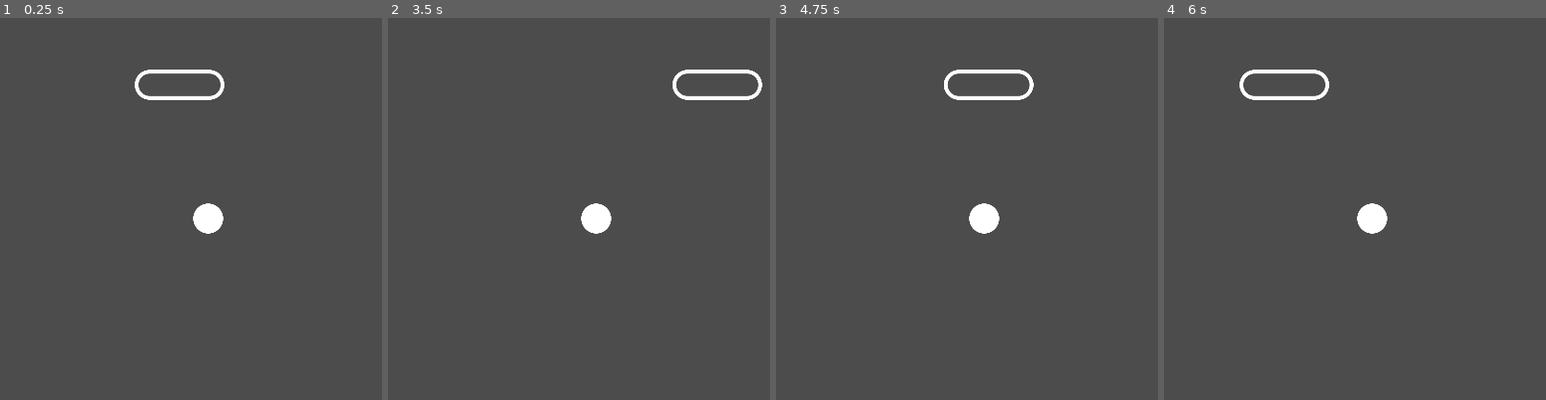
Above: before the commit, frames 1-4 (left to right).
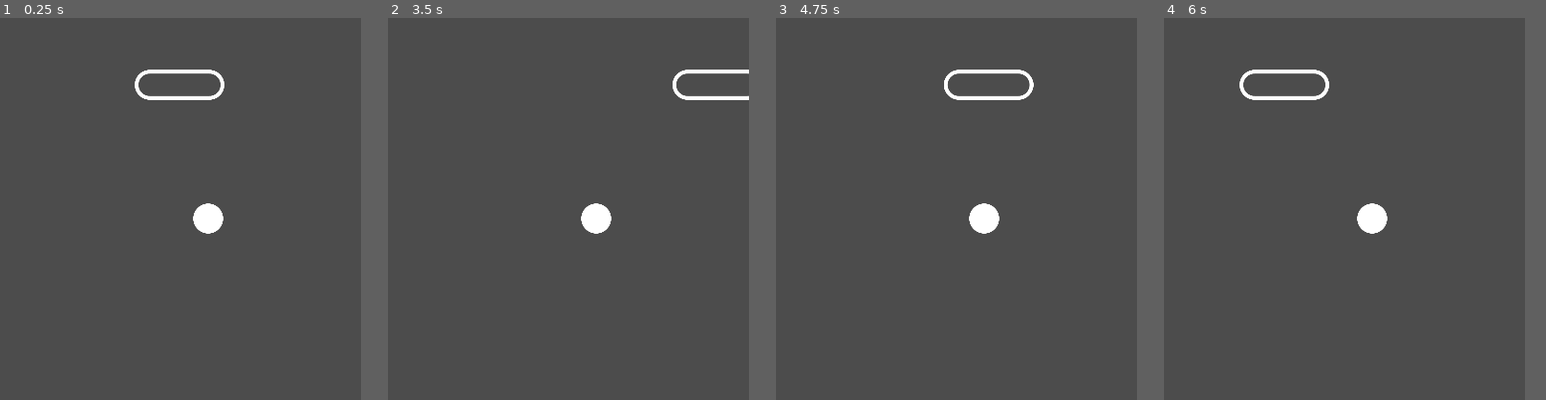
Above: after the commit, the same moments.

Repository: Bluenix2/Project-Breakout
Game: Godot game, scene res://scenes/game.tscn
Two runs of this game, one before a commit and one after it. Both use one fixed random seed, a clock stepped at 60 frames per second and the inputs below.
Inputs:
- Up to frame 1 (0.25 s): no input
- Up to frame 2 (3.5 s): tap Enter at 0.5 s; hold Right (ui_right) 0.53-1.28 s; hold Left (ui_left) 1.28-2.03 s; hold Right (ui_right) from 2.03 s (still down)
- Up to frame 3 (4.75 s): release Right (ui_right) at 3.53 s; hold Left (ui_left) from 3.53 s (still down)
- Up to frame 4 (6 s): release Left (ui_left) at 5.78 s; hold Right (ui_right) from 5.78 s (still down)
The pictures show only the part of the screen within x 9-59%, y 0-50%; the shares and areas given below are measured in that part.
In our replay, the window is 800x450 before the commit and 450x800 after it. These sizes can differ from the game's own. Grey fills any space a smaller window leaves; there, only what the larger window draws over its background counts as a difference.

The runs differ from the first frame. In frame 1, only the window size differs. In frame 2, 0.1% of the frame differs, in the area x 94-98%, y 13-22%; in frame 3, only the window size differs; in frame 4, only the window size differs.

Commit message:
Change back Project Settings to mobile resolution

Diff:
--- a/project.godot
+++ b/project.godot
@@ -26,10 +26,10 @@
 
 [display]
 
-window/size/width=2560
-window/size/height=1440
-window/size/test_width=1280
-window/size/test_height=700
+window/size/width=1440
+window/size/height=2560
+window/size/test_width=576
+window/size/test_height=1024
 window/handheld/orientation="portrait"
 window/stretch/mode="2d"
 
--- a/scenes/game.tscn
+++ b/scenes/game.tscn
@@ -18,5 +18,5 @@
 position = Vector2( 928, 672 )
 
 [node name="Camera" type="Camera2D" parent="."]
-offset = Vector2( 1280, 720 )
+offset = Vector2( 720, 1280 )
 current = true
